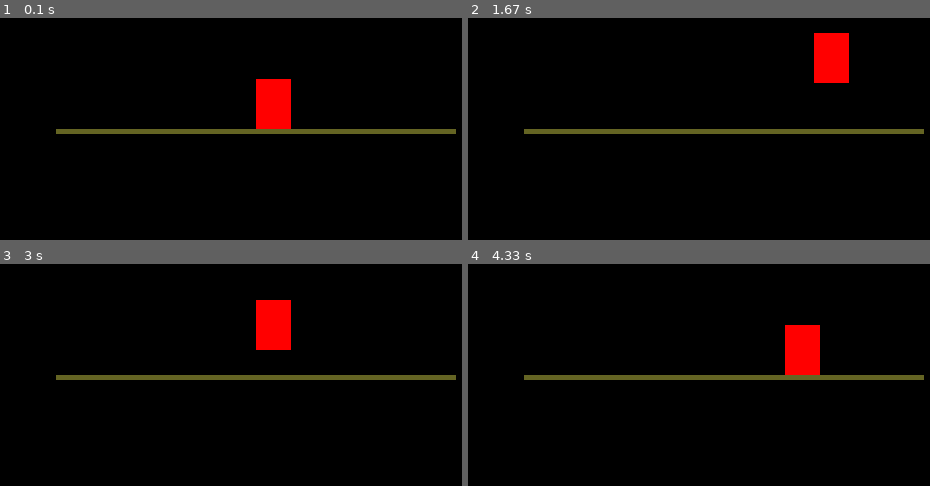
Above: before the commit, frames 1-4 (two rows, left to right).
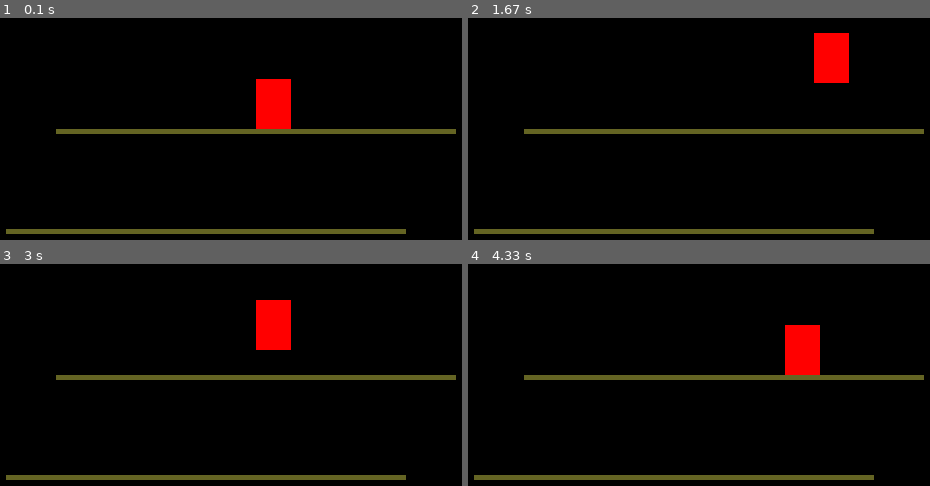
Above: after the commit, the same moments.

Repository: ovad4221/pygame_project
Game: pygame game, started from uroven_tren.py
Two runs of this game, one before a commit and one after it. Both use one fixed random seed, a clock stepped at 60 frames per second and the inputs below.
Inputs:
- Up to frame 1 (0.1 s): no input
- Up to frame 2 (1.67 s): hold D 0.33-0.8 s; hold W 0.83-1.13 s; hold D 1.17-1.63 s
- Up to frame 3 (3 s): hold A 1.67-2.2 s; hold S 2.23-2.53 s; hold A 2.57-2.97 s
- Up to frame 4 (4.33 s): hold D 3.4-4.03 s

The runs differ from the first frame. In frame 1, 2.0% of the frame differs, in the area x 1-88%, y 95-98%; in frame 2, 2.0%; in frame 3, 2.0%; in frame 4, 2.0%.

Commit message:
функция уровня

Diff:
--- a/oop_maybe.py
+++ b/oop_maybe.py
@@ -1,3 +1,6 @@
+import pygame
+
+
 class Person:
     def __init__(self, x, y):
         self.rv = 100
@@ -33,6 +36,9 @@
             self.y += self.jump_v * time / 1000
             self.jump_v += self.g * time / 1000
 
+    def draw(self, screen):
+        pygame.draw.rect(screen, '#ff0000', (int(self.x), int(self.y), self.width, self.height))
+
 
 class Log:
     def __init__(self, rect, color='#646423'):
@@ -47,6 +53,9 @@
                 (self.x_l < pers.x + pers.width and self.x_l + self.width > pers.x)):
             return True
         return False
+
+    def draw(self, screen):
+        pygame.draw.rect(screen, self.color, (self.x_l, self.y_u, self.width, self.height))
 
 
 class Level:
--- a/uroven_tren.py
+++ b/uroven_tren.py
@@ -2,7 +2,7 @@
 from oop_maybe import Person, Log
 
 
-if __name__ == '__main__':
+def level(pers_x, pers_y, logs=[], enemies=[]):
     pygame.init()
     pygame.display.set_caption('Level')
     size = width, height = 600, 600
@@ -11,9 +11,7 @@
     clock = pygame.time.Clock()
     fps = 500
     running = True
-    pers = Person(300, 250)
-    # дальше мы одно бревно заменяем уже на список бревен из класса уровня
-    log = Log((100, 300, 400, 5))
+    pers = Person(pers_x, pers_y)
     while running:
         for event in pygame.event.get():
             if event.type == pygame.QUIT:
@@ -42,17 +40,25 @@
                 # s up
                 if event.key == 115:
                     pers.g -= 100
-        if log.log_in(pers):
-            pers.on_log = True
-            pers.jump_v = 0
-            pers.y = log.y_u - pers.height
-        else:
-            pers.on_log = False
+        for i in logs:
+            if i.log_in(pers):
+                pers.on_log = True
+                pers.jump_v = 0
+                pers.y = i.y_u - pers.height
+                break
+            else:
+                pers.on_log = False
         time = clock.tick(fps)
         pers.run(time)
         pers.fly(time)
-        pygame.draw.rect(screen, '#ff0000', (int(pers.x), int(pers.y), pers.width, pers.height))
-        pygame.draw.rect(screen, log.color, (log.x_l, log.y_u, log.width, log.height))
+        pers.draw(screen)
+        for i in logs:
+            i.draw(screen)
+        for i in enemies:
+            i.draw(screen)
         pygame.display.flip()
         screen.fill((0, 0, 0))
     pygame.quit()
+
+
+level(300, 250, [Log((100, 300, 400, 5)), Log((50, 400, 400, 5))])
